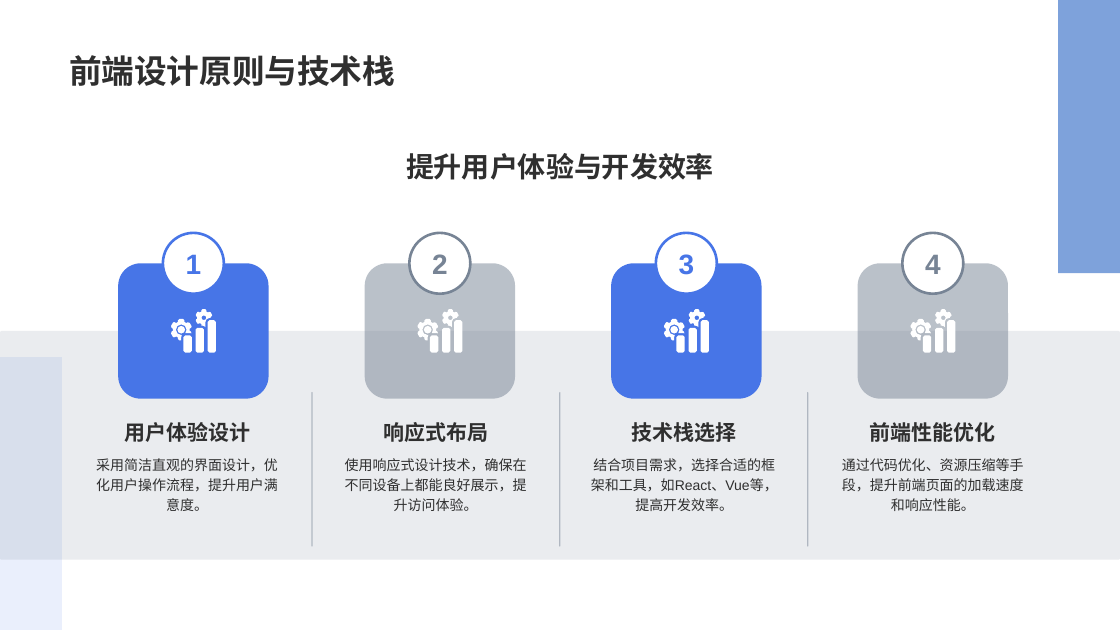
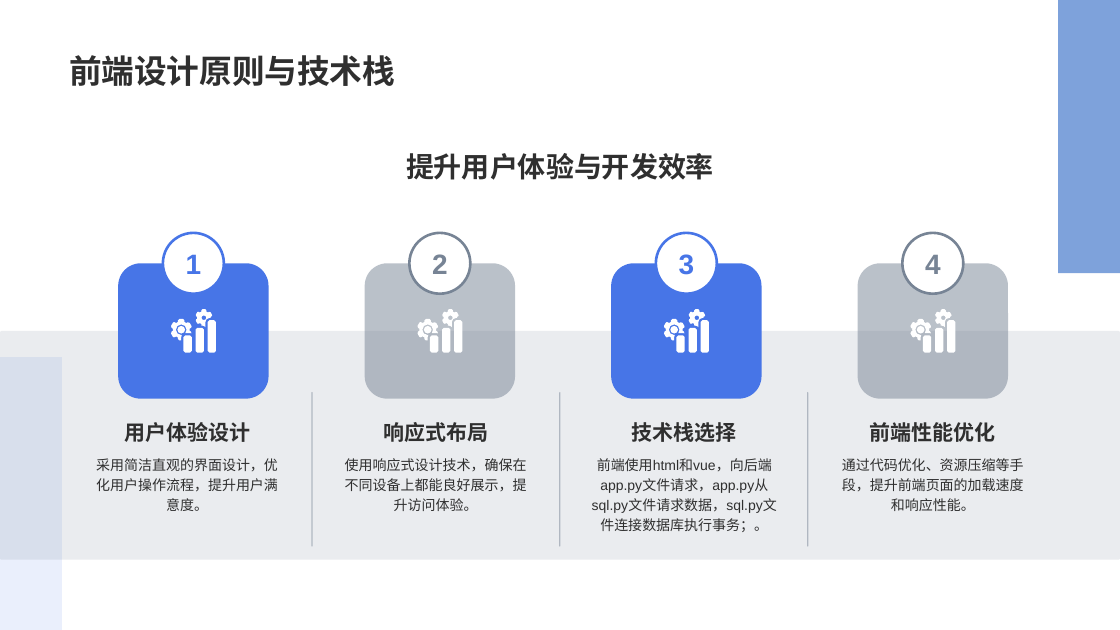
Before and after one commit to laishehao/database, a slide deck: slide 11 of 数据库设计.pptx. Drawn at 1120x630 pixels with LibreOffice and Linux fonts; fonts in the diff are those of the drawing. Boxes give left, top, right and bottom in pixels: in the first picture for what was removed or moved away, otherwise in the second. Text is boxed around its words. In the diff, an @@ line names an element or a change of style, - is before the commit and + after.

```diff
--- a/数据库设计.pptx
+++ b/数据库设计.pptx
@@ text at [592,458,777,532]: text changed @@
-结合项目需求，选择合适的框架和工具，如React、Vue等，提高开发效率。
+前端使用html和vue，向后端app.py文件请求，app.py从sql.py文件请求数据，sql.py文件连接数据库执行事务；。
```
Also in this commit, not shown: 2 other files.
